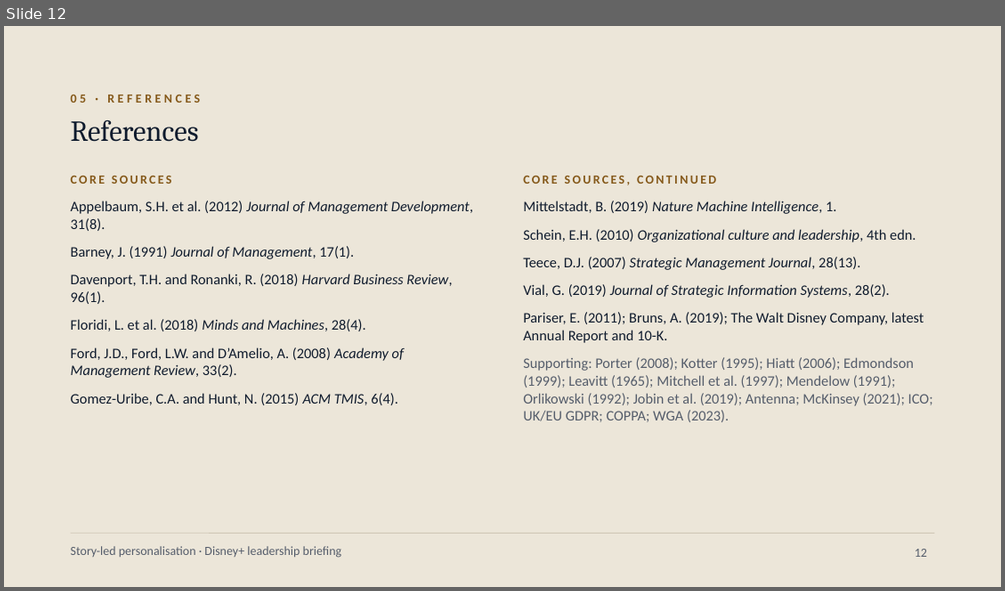
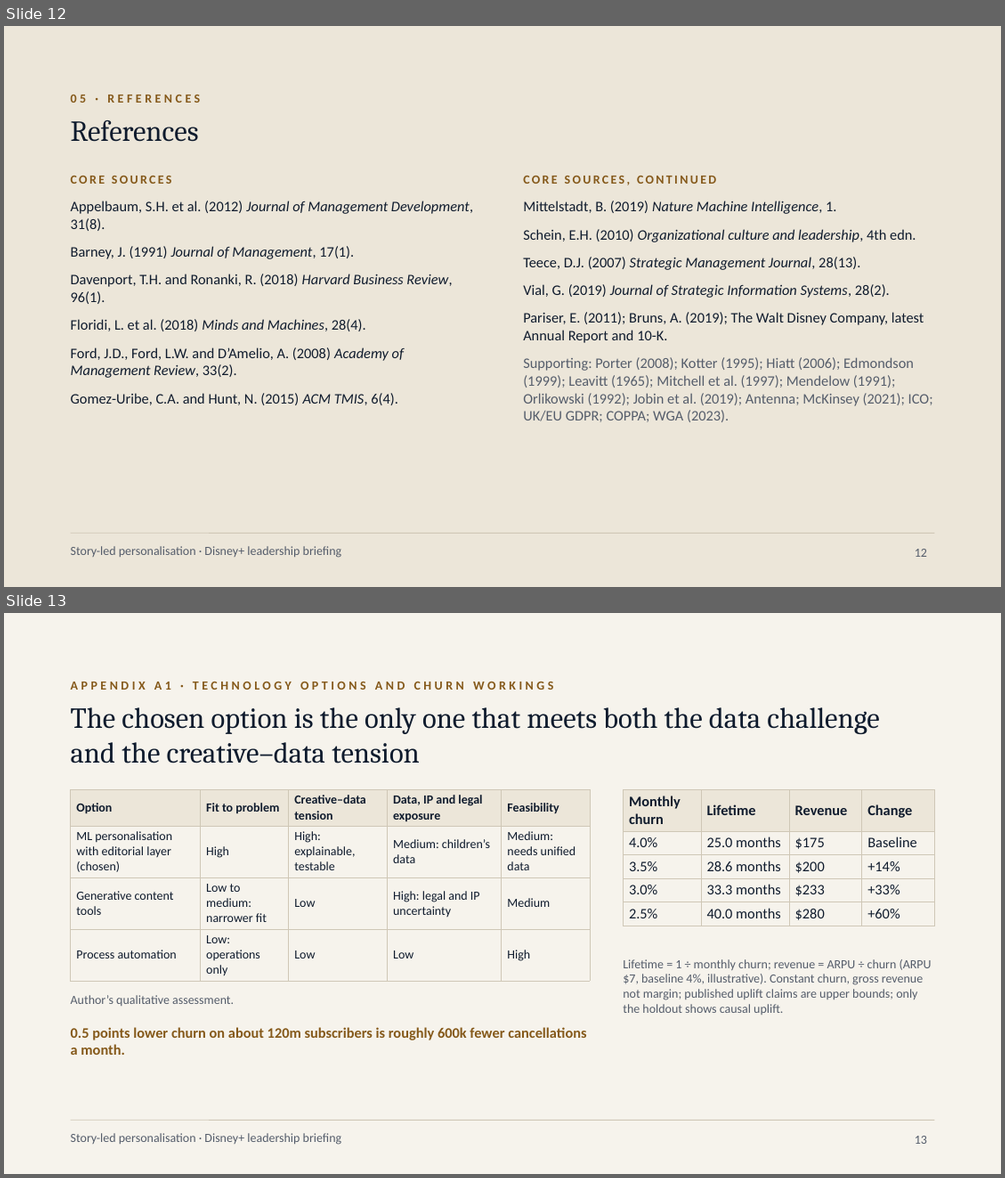
Before and after one commit to karanrg22-svg/skill, a slide deck: output/A_Corporate_Editorial.pptx. Shown one above the other, each under a label of ours: slide 12 before the commit, slides 12 and 13 after it. The pictures are 1005x591 and 1005x1178 pixels, drawn with LibreOffice and Linux fonts; fonts in the diff are those of the drawing. Boxes give left, top, right and bottom in pixels: in the first picture for what was removed or moved away, otherwise in the second. Text is boxed around its words. In the diff, an @@ line names an element or a change of style, - is before the commit and + after.

```diff
--- a/output/A_Corporate_Editorial.pptx
+++ b/output/A_Corporate_Editorial.pptx
@@ slide 13 added at [4, 613, 1001, 1174], background #F6F3EC; not listed: 2 template elements that a slide beside it also shows @@
@@ text added at [71, 682, 553, 690], 12 pt, text #85591A, bold @@
+APPENDIX A1 · TECHNOLOGY OPTIONS AND CHURN WORKINGS
@@ text added at [71, 707, 879, 763], 28 pt, text #0F1B2D @@
+The chosen option is the only one that meets both the data challenge and the creative–data tension
@@ table added at [71, 789, 591, 979], 4 rows, 5 columns @@
+Option | Fit to problem | Creative–data tension | Data, IP and legal exposure | Feasibility
+ML personalisation with editorial layer (chosen) | High | High: explainable, testable | Medium: children’s data | Medium: needs unified data
+Generative content tools | Low to medium: narrower fit | Low | High: legal and IP uncertainty | Medium
+Process automation | Low: operations only | Low | Low | High
@@ table added at [623, 789, 934, 924], 5 rows, 4 columns @@
+Monthly churn | Lifetime | Revenue | Change
+4.0% | 25.0 months | $175 | Baseline
+3.5% | 28.6 months | $200 | +14%
+3.0% | 33.3 months | $233 | +33%
+2.5% | 40.0 months | $280 | +60%
@@ text added at [623, 959, 931, 1014], 12 pt, text #555D6B @@
+Lifetime = 1 ÷ monthly churn; revenue = ARPU ÷ churn (ARPU $7, baseline 4%, illustrative). Constant churn, gross revenue not margin; published uplift claims are upper bounds; only the holdout shows causal uplift.
@@ text added at [71, 995, 234, 1005], 12 pt, text #555D6B @@
+Author’s qualitative assessment.
@@ text added at [71, 1027, 586, 1054], 14 pt, text #85591A, bold @@
+0.5 points lower churn on about 120m subscribers is roughly 600k fewer cancellations a month.
@@ page number added at [914, 1135, 927, 1143], 12 pt, text #555D6B @@
+13
```
Also in this commit, not shown: 8 slides changed, 2 other slides added, 1 other file.
